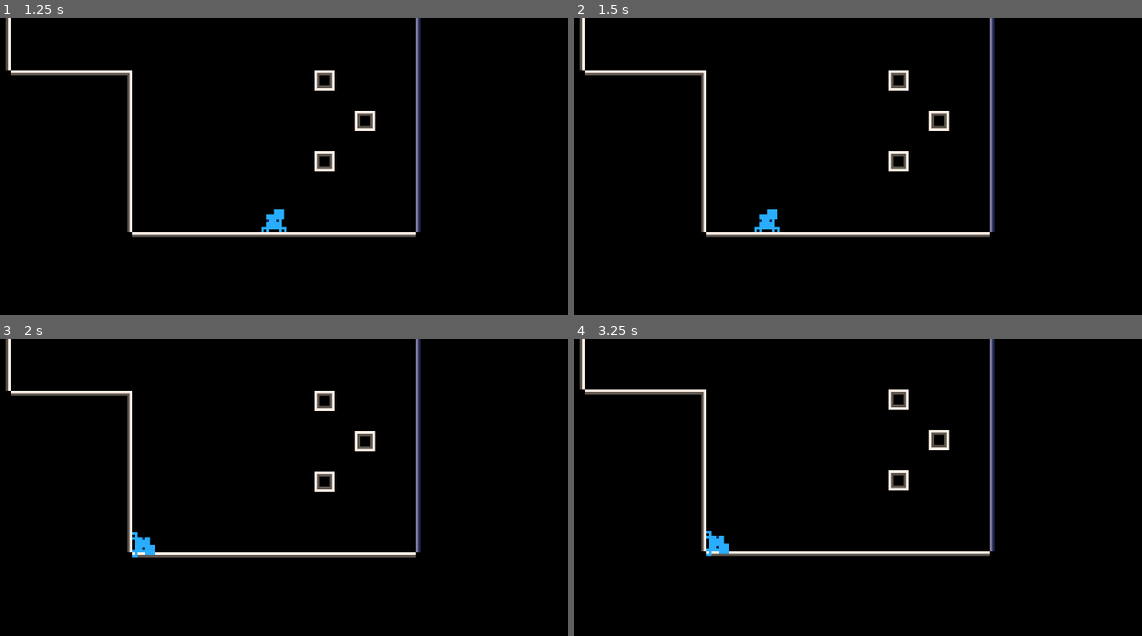
Above: before the commit, frames 1-4 (two rows, left to right).
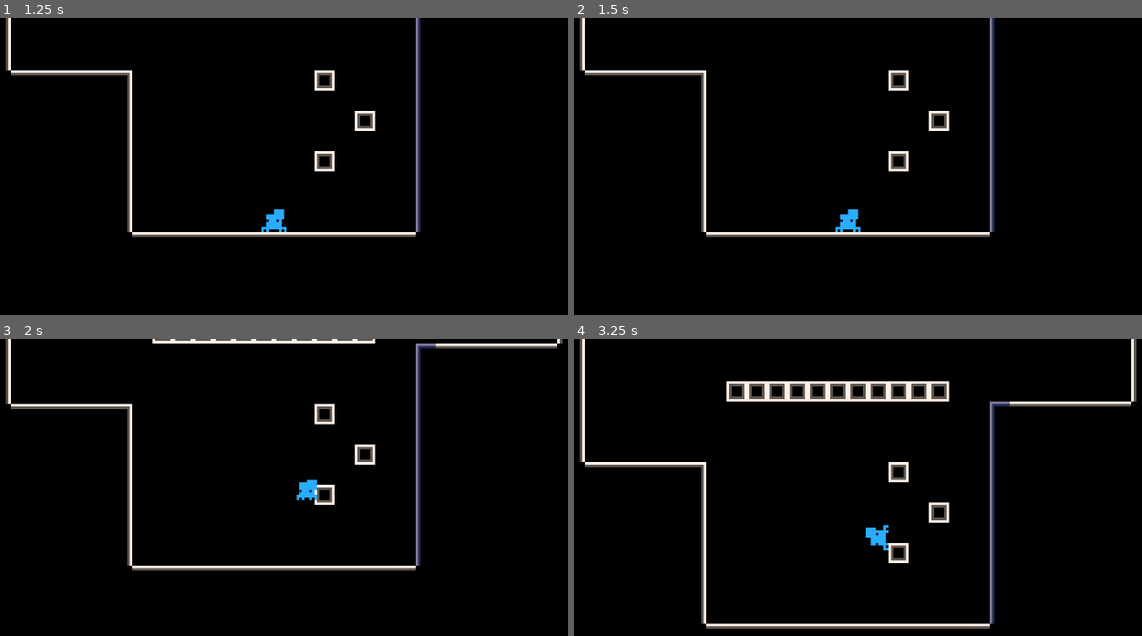
Above: after the commit, the same moments.

Repository: Flamenccio/spider-jump
Game: Godot game, scene res://test_world.tscn
Two runs of this game, one before a commit and one after it. Both use one fixed random seed, a clock stepped at 60 frames per second and the inputs below.
Inputs (mouse positions are in pixels of both pictures, inside the frame that each line leads up to):
- Up to frame 1 (1.25 s): tap Enter at 0.5 s; move the mouse to (431, 202) at 0.52 s; press the mouse at (431, 202) at 0.53 s; hold D (move_right) from 0.53 s (still down)
- Up to frame 2 (1.5 s): release D (move_right) at 1.25 s; release the mouse at (1005, 202) at 1.25 s; drag from (704, 243) to (812, 303) at 1.27 s
- Up to frame 3 (2 s): no input
- Up to frame 4 (3.25 s): move the mouse to (920, 454) at 2.02 s; hold D (move_right) 2.03-2.75 s; tap Delete at 2.1 s; drag from (812, 624) to (630, 481) at 2.77 s

Frame 1 is identical in both runs. In frame 2, 0.4% of the frame differs, in the area x 31-51%, y 64-73%; in frame 3, 5.1%; in frame 4, 7.8%, in the area x 0-100%, y 0-98%.

Commit message:
add jump check
prevent player from jumping into the ground they're already standing on

Diff:
--- a/collision_handler.gd
+++ b/collision_handler.gd
@@ -11,6 +11,11 @@
 
 # Grounds the player is currently touching
 var _ground_contacts: Array[Node]
+var ground_contacts: Array[Node]:
+	get:
+		return _ground_contacts
+	set(value):
+		return
 
 @export_flags_2d_physics var _ground_layer: int
 @export_flags_2d_physics var _slip_layer: int
@@ -70,7 +75,8 @@
 	if not _is_on_collision_layer(body, _slip_layer):
 		return
 
-	var shapecast_results := _ground_shapecast.intersect_shape(_ground_raycast_direction, 4, false)
+	var max_results = 4
+	var shapecast_results := _ground_shapecast.intersect_shape(_ground_raycast_direction, max_results, false)
 
 	if shapecast_results.size() == 0:
 		return
@@ -82,18 +88,3 @@
 			var collision_shape = result_collider.shape_owner_get_owner(shape_index)
 			if _track_ground(collision_shape):
 				land_on_slip.emit()
-	"""
-	var below_player = _player.global_position + _ground_raycast_direction
-	var results := _ground_raycast.intersect_ray(below_player)
-	if results.size() == 0:
-		return
-
-	var raycasted_body = results['collider']
-	var collider = raycasted_body.shape_owner_get_owner(shape_index)
-
-	if not _is_on_collision_layer(raycasted_body, _slip_layer):
-		return
-
-	if _track_ground(collider):
-		land_on_slip.emit()
-	"""
--- a/ground_raycast.gd
+++ b/ground_raycast.gd
@@ -15,6 +15,10 @@
 func intersect_ray(to: Vector2) -> Dictionary:
 	_raycast_query.from = _raycast_source.global_position
 	_raycast_query.to = to
+
+	# Uncomment to draw debug line
+	#DebugDraw2D.line(_raycast_query.from, to, Color.RED, 0.5, 1.0)
+
 	var space_state = _raycast_source.get_world_2d().direct_space_state
 	var results := space_state.intersect_ray(_raycast_query)
 	return results
--- a/scenes/player.tscn
+++ b/scenes/player.tscn
@@ -64,12 +64,12 @@
 [sub_resource type="Resource" id="Resource_jej6c"]
 script = ExtResource("6_i4ail")
 name = "Aim"
-metadata/graph_offset = Vector2(768, 157.5)
+metadata/graph_offset = Vector2(908, -2.5)
 
 [sub_resource type="Resource" id="Resource_3v2ag"]
 script = ExtResource("6_i4ail")
 name = "Crawl"
-metadata/graph_offset = Vector2(408, 437.5)
+metadata/graph_offset = Vector2(368, 457.5)
 
 [sub_resource type="Resource" id="Resource_udxuc"]
 script = ExtResource("6_i4ail")
@@ -79,12 +79,12 @@
 [sub_resource type="Resource" id="Resource_f1ej7"]
 script = ExtResource("6_i4ail")
 name = "Fall"
-metadata/graph_offset = Vector2(768, 437.5)
+metadata/graph_offset = Vector2(908, 457.5)
 
 [sub_resource type="Resource" id="Resource_d2wvv"]
 script = ExtResource("6_i4ail")
 name = "Idle"
-metadata/graph_offset = Vector2(408, 157.5)
+metadata/graph_offset = Vector2(368, -2.5)
 
 [sub_resource type="Resource" id="Resource_gl8cc"]
 script = ExtResource("7_a38lo")
@@ -93,6 +93,12 @@
 name = "aim"
 
 [sub_resource type="Resource" id="Resource_md1ol"]
+script = ExtResource("7_a38lo")
+value = true
+comparation = 0
+name = "jump"
+
+[sub_resource type="Resource" id="Resource_t4otl"]
 script = ExtResource("9_f1ej7")
 value = "air"
 comparation = 0
@@ -104,7 +110,30 @@
 to = "Fall"
 conditions = {
 "aim": SubResource("Resource_gl8cc"),
-"ground_type": SubResource("Resource_md1ol")
+"ground_type": SubResource("Resource_t4otl"),
+"jump": SubResource("Resource_md1ol")
+}
+priority = 0
+
+[sub_resource type="Resource" id="Resource_bj30b"]
+script = ExtResource("7_a38lo")
+value = false
+comparation = 0
+name = "aim"
+
+[sub_resource type="Resource" id="Resource_hax0n"]
+script = ExtResource("7_a38lo")
+value = false
+comparation = 0
+name = "jump"
+
+[sub_resource type="Resource" id="Resource_jc3p3"]
+script = ExtResource("8_4ni07")
+from = "Aim"
+to = "Idle"
+conditions = {
+"aim": SubResource("Resource_bj30b"),
+"jump": SubResource("Resource_hax0n")
 }
 priority = 0
 
@@ -245,7 +274,8 @@
 }
 transitions = {
 "Aim": {
-"Fall": SubResource("Resource_a38lo")
+"Fall": SubResource("Resource_a38lo"),
+"Idle": SubResource("Resource_jc3p3")
 },
 "Crawl": {
 "Aim": SubResource("Resource_4r5pv"),
@@ -294,11 +324,13 @@
 state_machine = SubResource("Resource_mc2jv")
 metadata/_custom_type_script = "uid://bt2gfnnkvw2ec"
 
-[node name="Aim" type="Node" parent="StateMachine" node_paths=PackedStringArray("_player", "_animator")]
+[node name="Aim" type="Node" parent="StateMachine" node_paths=PackedStringArray("_player", "_animator", "_collision_handler", "_ground_shapecast")]
 script = ExtResource("10_qfm1y")
 _player = NodePath("../..")
 _animator = NodePath("../../Sprite")
 _jump_force = 150.0
+_collision_handler = NodePath("../../CollisionHandler")
+_ground_shapecast = NodePath("../../Casters/GroundShapecast")
 
 [node name="Crawl" type="Node" parent="StateMachine" node_paths=PackedStringArray("_player")]
 script = ExtResource("11_fulsm")
@@ -322,25 +354,32 @@
 
 [node name="CollisionHandler" type="Node" parent="." node_paths=PackedStringArray("_ground_raycast", "_ground_shapecast", "_player")]
 script = ExtResource("15_wqfne")
-_ground_raycast = NodePath("../Raycasters/GroundRaycast")
-_ground_shapecast = NodePath("../Raycasters/GroundShapecast")
+_ground_raycast = NodePath("../Casters/GroundRaycast")
+_ground_shapecast = NodePath("../Casters/SlipShapecast")
 _player = NodePath("..")
 _ground_layer = 2
 _slip_layer = 4
 _ground_raycast_direction = Vector2(0, 5)
 
-[node name="Raycasters" type="Node" parent="."]
-
-[node name="GroundRaycast" type="Node" parent="Raycasters" node_paths=PackedStringArray("_raycast_source")]
+[node name="Casters" type="Node" parent="."]
+
+[node name="GroundRaycast" type="Node" parent="Casters" node_paths=PackedStringArray("_raycast_source")]
 script = ExtResource("16_qfm1y")
 _raycast_layer = 6
 _raycast_source = NodePath("../..")
 
-[node name="GroundShapecast" type="Node" parent="Raycasters" node_paths=PackedStringArray("_shape_cast_origin")]
+[node name="SlipShapecast" type="Node" parent="Casters" node_paths=PackedStringArray("_shape_cast_origin")]
 script = ExtResource("17_qfm1y")
 _shape = ExtResource("18_fulsm")
 _shape_cast_origin = NodePath("../..")
 _shape_cast_layers = 4
+
+[node name="GroundShapecast" type="Node" parent="Casters" node_paths=PackedStringArray("_shape_cast_origin")]
+script = ExtResource("17_qfm1y")
+_shape = ExtResource("18_fulsm")
+_shape_cast_origin = NodePath("../..")
+_shape_cast_layers = 6
+metadata/_custom_type_script = "uid://bdjmy758l3rls"
 
 [node name="GroundDetector" type="Area2D" parent="."]
 position = Vector2(0, 1)
--- a/states/aim.gd
+++ b/states/aim.gd
@@ -3,10 +3,16 @@
 @export var _player: CharacterBody2D
 @export var _animator: AnimatedSprite2D
 @export var _jump_force: float = 1.0
+@export var _collision_handler: Node
+@export var _ground_shapecast: ShapeCastCheck
+
 var _pull_input: Vector2
 var _jumped: bool = false
 
+const _MAX_SHAPECAST_RESULTS = 4
+
 func enter_state() -> void:
+	set_property('jump', false)
 	_animator.play('aim')
 
 
@@ -27,9 +33,16 @@
 
 
 func _jump() -> void:
+
 	if _jumped:
 		return
+
 	var _jump_vector = _pull_input * _jump_force * -1
+
+	if not _is_jump_direction_valid(_jump_vector):
+		return
+
+	set_property('jump', true)
 	_player.velocity = _jump_vector
 	_jumped = true
 
@@ -38,3 +51,20 @@
 	if not _jumped:
 		return
 	_player.move_and_slide()
+
+
+func _is_jump_direction_valid(direction: Vector2) -> bool:
+
+	var current_ground := _collision_handler.get('ground_contacts') as Array[Node]
+	var shapecast_results := _ground_shapecast.intersect_shape(direction, _MAX_SHAPECAST_RESULTS, false)
+
+	if shapecast_results.size() == 0 or current_ground.size() == 0:
+		return true
+
+	for result in shapecast_results:
+		var shape_index = result['shape']
+		var shape_owner = result['collider'].shape_owner_get_owner(shape_index)
+		if current_ground.has(shape_owner):
+			return false
+
+	return true
--- a/states/crawl.gd
+++ b/states/crawl.gd
@@ -3,6 +3,10 @@
 @export var _player: CharacterBody2D
 @export var _move_speed: float = 1.0
 var _move_input: Vector2
+
+func enter_state() -> void:
+	set_property('jump', false)
+
 
 func _on_move_input_change(input: Vector2) -> void:
 	_move_input = input
--- a/states/idle.gd
+++ b/states/idle.gd
@@ -6,4 +6,5 @@
 
 func enter_state() -> void:
 	_player.velocity = Vector2.ZERO
+	set_property('jump', false)
 	_animator.play('idle')
Not shown: 1 places in scenes/player.tscn that only renumber resources
